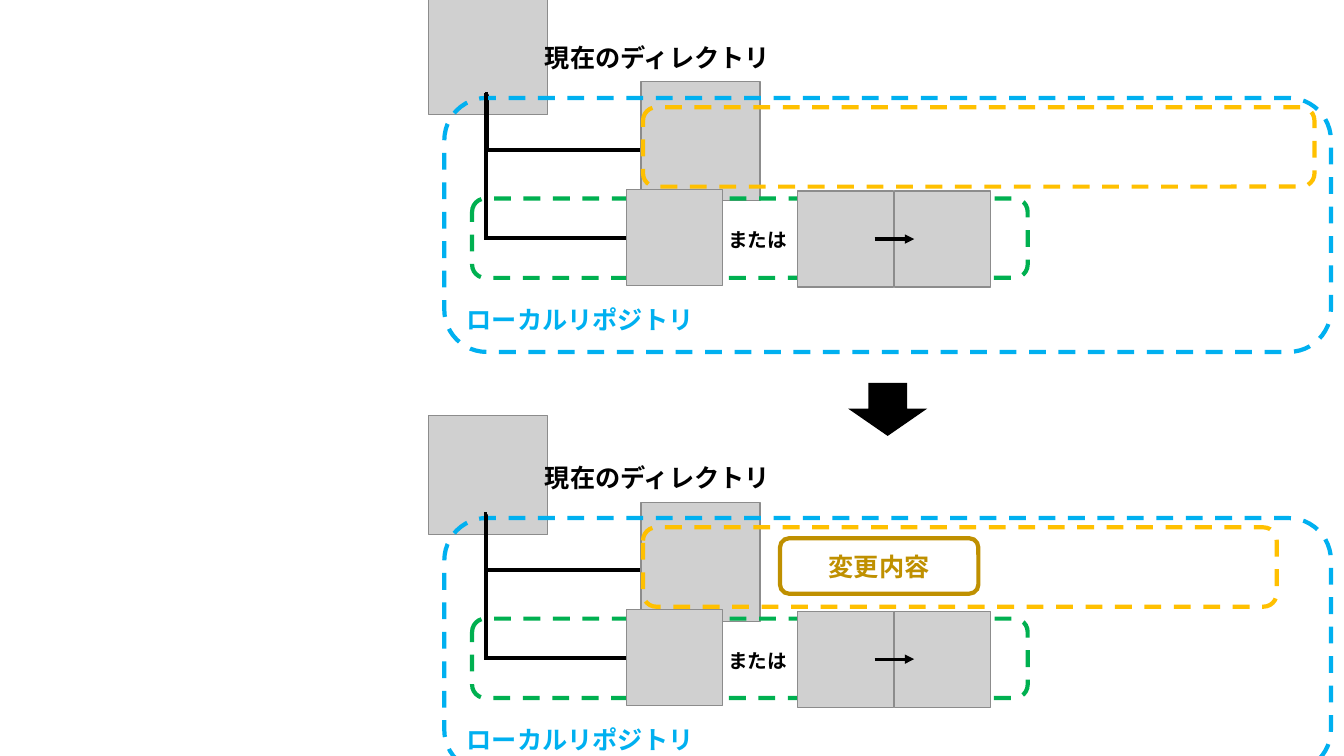
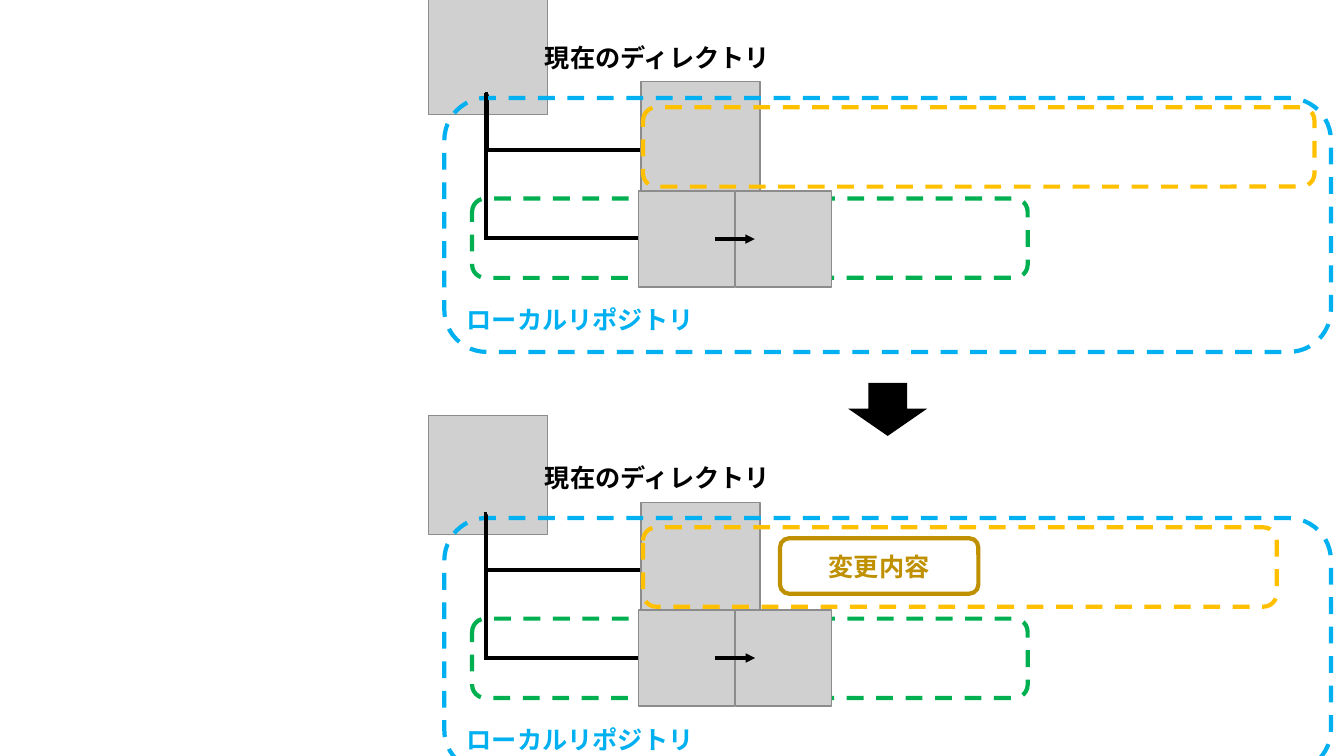
Before and after one commit to nishida2073/ai_navive, a slide deck: slide 29 of 01_テキスト/Git入門_図.pptx. Drawn at 1344x756 pixels with LibreOffice and Linux fonts; fonts in the diff are those of the drawing; grey boxes stand for pictures. Boxes give left, top, right and bottom in pixels: in the first picture for what was removed or moved away, otherwise in the second. Text is boxed around its words. In the diff, an @@ line names an element or a change of style, - is before the commit and + after.

```diff
--- a/01_テキスト/Git入門_図.pptx
+++ b/01_テキスト/Git入門_図.pptx
@@ picture removed at (x1=627, y1=190, x2=723, y2=285) @@
@@ text removed at (x1=728, y1=231, x2=787, y2=248) @@
-または
@@ picture moved from (x1=627, y1=610, x2=723, y2=706) to (x1=639, y1=610, x2=735, y2=706) @@
@@ picture moved from (x1=799, y1=611, x2=894, y2=707) to (x1=736, y1=610, x2=832, y2=706) @@
@@ picture removed at (x1=895, y1=611, x2=991, y2=707) @@
@@ 2 pictures, 2 arrows moved together from (x1=799, y1=192, x2=991, y2=659) to (x1=638, y1=192, x2=832, y2=658) @@
@@ text removed at (x1=728, y1=652, x2=787, y2=669) @@
-または
```
Also in this commit, not shown: 2 other slides changed, 1 other file.
